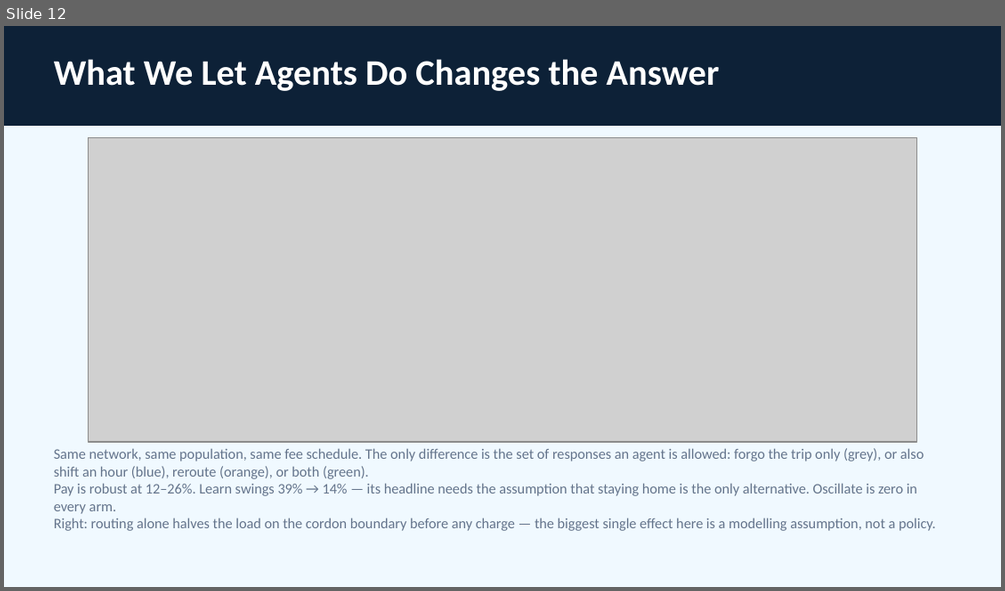
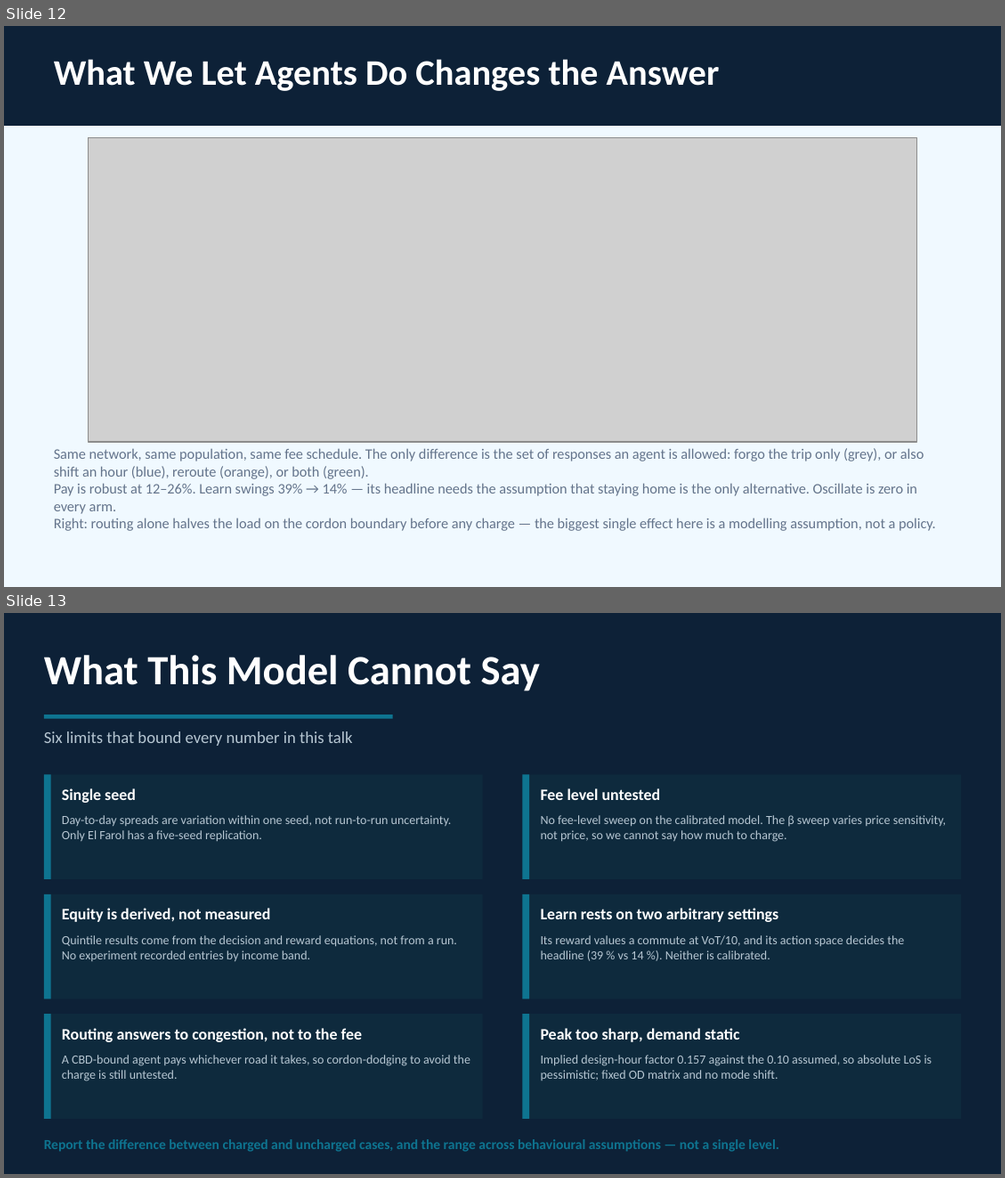
Before and after one commit to dataandcrowd/SSC2026, a slide deck: presentation/SSC2026_presentation.pptx. Shown one above the other, each under a label of ours: slide 12 before the commit, slides 12 and 13 after it. The pictures are 1005x591 and 1005x1178 pixels, drawn with LibreOffice and Linux fonts; fonts in the diff are those of the drawing; grey boxes stand for pictures. Boxes give left, top, right and bottom in pixels: in the first picture for what was removed or moved away, otherwise in the second. Text is boxed around its words. In the diff, an @@ line names an element or a change of style, - is before the commit and + after.

```diff
--- a/presentation/SSC2026_presentation.pptx
+++ b/presentation/SSC2026_presentation.pptx
@@ slide 13 added at bbox=[4, 613, 1001, 1174], background #0D2137 @@
@@ text added at bbox=[44, 655, 540, 691], 30 pt, text #FFFFFF, bold @@
+What This Model Cannot Say
@@ rectangle added at bbox=[44, 714, 393, 719], fill #0E7490 @@
@@ text added at bbox=[44, 731, 353, 746], 12 pt, text #B6C6D2 @@
+Six limits that bound every number in this talk
@@ rectangle added at bbox=[44, 774, 483, 879], fill #0E2A3D @@
@@ rectangle added at bbox=[44, 774, 51, 879], fill #0E7490 @@
@@ text added at bbox=[62, 788, 136, 803], 11.5 pt, text #FFFFFF, bold @@
+Single seed
@@ rectangle added at bbox=[522, 774, 961, 879], fill #0E2A3D @@
@@ rectangle added at bbox=[522, 774, 529, 879], fill #0E7490 @@
@@ text added at bbox=[541, 788, 661, 800], 11.5 pt, text #FFFFFF, bold @@
+Fee level untested
@@ text added at bbox=[62, 815, 452, 841], 9 pt, text #B6C6D2 @@
+Day-to-day spreads are variation within one seed, not run-to-run uncertainty. Only El Farol has a five-seed replication.
@@ text added at bbox=[541, 815, 946, 842], 9 pt, text #B6C6D2 @@
+No fee-level sweep on the calibrated model. The β sweep varies price sensitivity, not price, so we cannot say how much to charge.
@@ rectangle added at bbox=[44, 894, 483, 998], fill #0E2A3D @@
@@ rectangle added at bbox=[44, 894, 51, 998], fill #0E7490 @@
@@ rectangle added at bbox=[522, 894, 961, 998], fill #0E2A3D @@
@@ rectangle added at bbox=[522, 894, 529, 998], fill #0E7490 @@
@@ text added at bbox=[62, 908, 271, 922], 11.5 pt, text #FFFFFF, bold @@
+Equity is derived, not measured
@@ text added at bbox=[541, 908, 778, 922], 11.5 pt, text #FFFFFF, bold @@
+Learn rests on two arbitrary settings
@@ text added at bbox=[62, 935, 457, 961], 9 pt, text #B6C6D2 @@
+Quintile results come from the decision and reward equations, not from a run. No experiment recorded entries by income band.
@@ text added at bbox=[541, 935, 904, 961], 9 pt, text #B6C6D2 @@
+Its reward values a commute at VoT/10, and its action space decides the headline (39 % vs 14 %). Neither is calibrated.
@@ rectangle added at bbox=[44, 1013, 483, 1119], fill #0E2A3D @@
@@ rectangle added at bbox=[44, 1013, 51, 1119], fill #0E7490 @@
@@ text added at bbox=[62, 1028, 362, 1042], 11.5 pt, text #FFFFFF, bold @@
+Routing answers to congestion, not to the fee
@@ rectangle added at bbox=[522, 1013, 961, 1119], fill #0E2A3D @@
@@ rectangle added at bbox=[522, 1013, 529, 1119], fill #0E7490 @@
@@ text added at bbox=[541, 1028, 740, 1042], 11.5 pt, text #FFFFFF, bold @@
+Peak too sharp, demand static
@@ text added at bbox=[62, 1054, 470, 1081], 9 pt, text #B6C6D2 @@
+A CBD-bound agent pays whichever road it takes, so cordon-dodging to avoid the charge is still untested.
@@ text added at bbox=[541, 1054, 932, 1080], 9 pt, text #B6C6D2 @@
+Implied design-hour factor 0.157 against the 0.10 assumed, so absolute LoS is pessimistic; fixed OD matrix and no mode shift.
@@ text added at bbox=[44, 1139, 779, 1151], 10 pt, text #0E7490, bold @@
+Report the difference between charged and uncharged cases, and the range across behavioural assumptions — not a single level.
```
Also in this commit, not shown: 1 slide changed.
